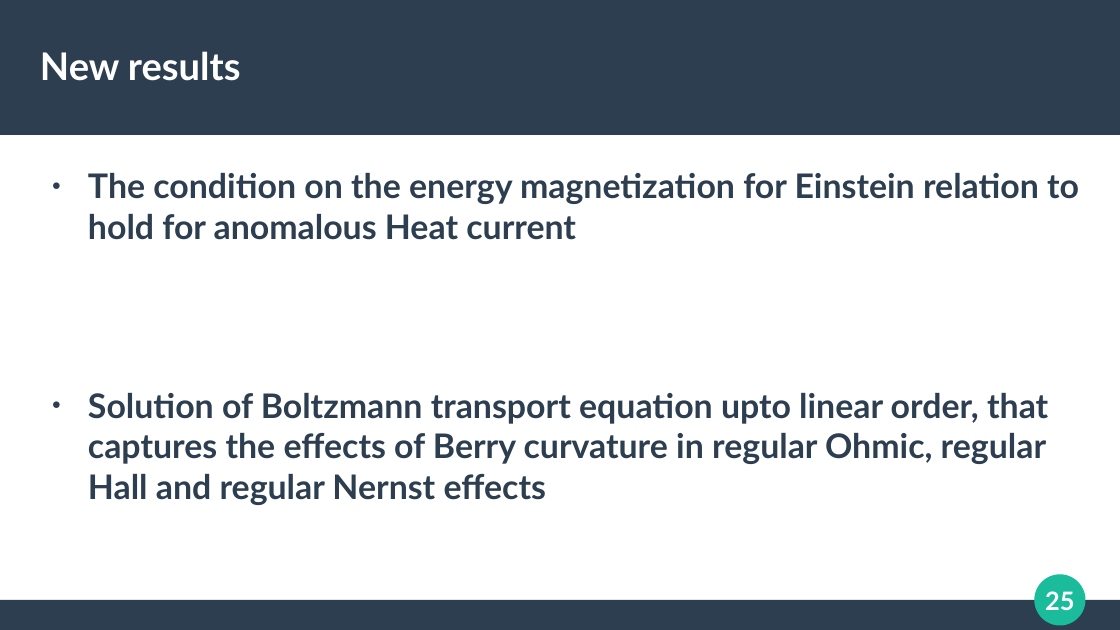
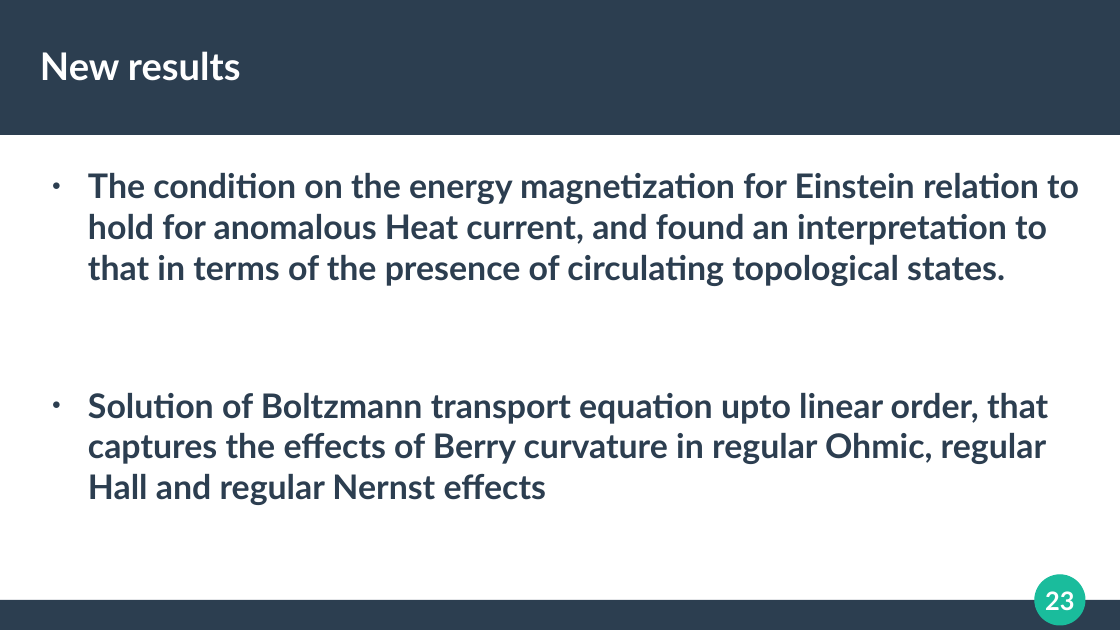
Before and after one commit to apandada1/bachelors-thesis, a slide deck: slide 23 of presentation/berry-transport.odp (slide 25 before the commit). Drawn at 1120x630 pixels with LibreOffice and Linux fonts; fonts in the diff are those of the drawing. Boxes give left, top, right and bottom in pixels: in the first picture for what was removed or moved away, otherwise in the second. Text is boxed around its words. In the diff, an @@ line names an element or a change of style, - is before the commit and + after.

Commit message:
update presentation

```diff
--- a/presentation/berry-transport.odp
+++ b/presentation/berry-transport.odp
@@ text at (x1=88, y1=173, x2=1079, y2=286): text changed @@
-● The condition on the energy magnetization for Einstein relation to hold for anomalous Heat current
+● The condition on the energy magnetization for Einstein relation to hold for anomalous Heat current, and found an interpretation to that in terms of the presence of circulating topological states.
@@ page number at (x1=1045, y1=591, x2=1074, y2=610): text changed @@
-25
+23
```
Also in this commit, not shown: 19 other slides changed, 1 slide added, 2 other files.
